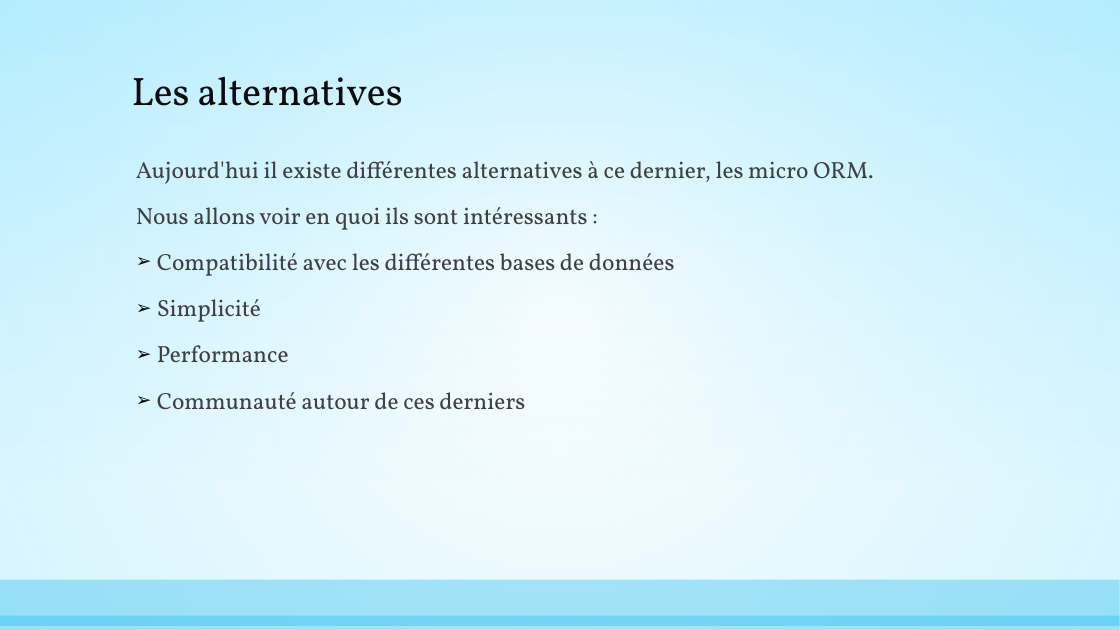
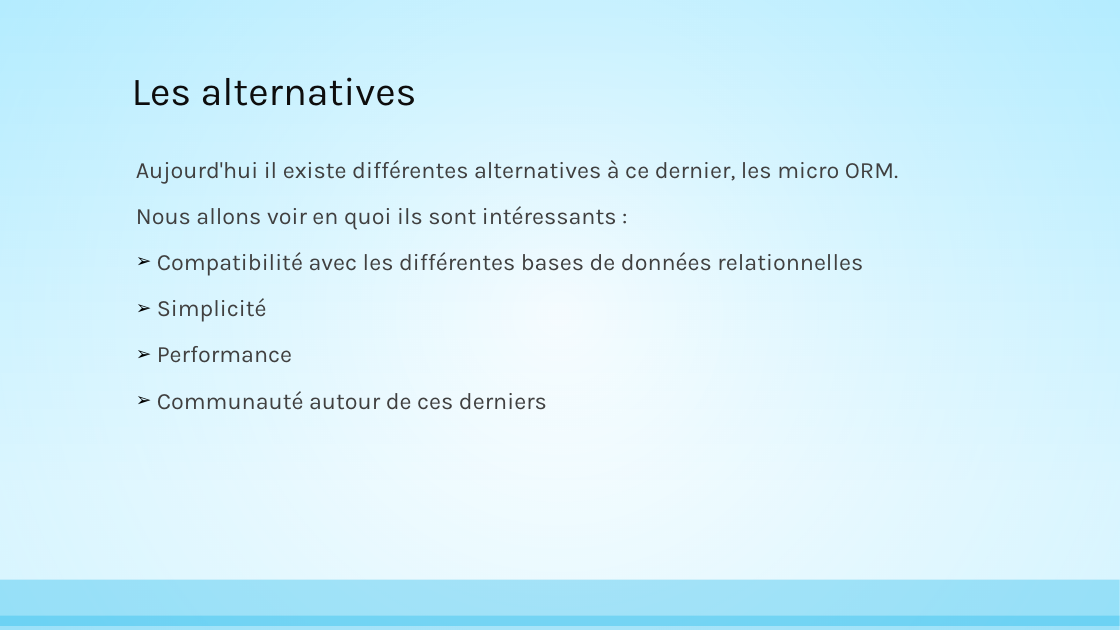
Before and after one commit to AnthonyGiretti/MicroOrmDemo.net, a slide deck: slide 5 of Items/Les Micro Orm, alternatives à Entity Framework.pptx. Drawn at 1120x630 pixels with LibreOffice and Linux fonts; fonts in the diff are those of the drawing. Boxes give left, top, right and bottom in pixels: in the first picture for what was removed or moved away, otherwise in the second. Text is boxed around its words. In the diff, an @@ line names an element or a change of style, - is before the commit and + after.

```diff
--- a/Items/Les Micro Orm, alternatives à Entity Framework.pptx
+++ b/Items/Les Micro Orm, alternatives à Entity Framework.pptx
@@ title "Les alternatives" at [132, 77, 417, 106]: font Vollkorn to Karla @@
@@ text at [136, 160, 898, 410]: font Vollkorn to Karla in "Aujourd'hui il existe différentes alternatives à ce ...", "Nous allons voir en quoi ils sont ...", "Simplicité", "Performance" and 1 more places @@
@@ text at [157, 252, 863, 275]: text changed; font Vollkorn to Karla @@
-➢ Compatibilité avec les différentes bases de données
+➢ Compatibilité avec les différentes bases de données relationnelles
```
Also in this commit, not shown: 13 other slides changed, 6 slides added.
